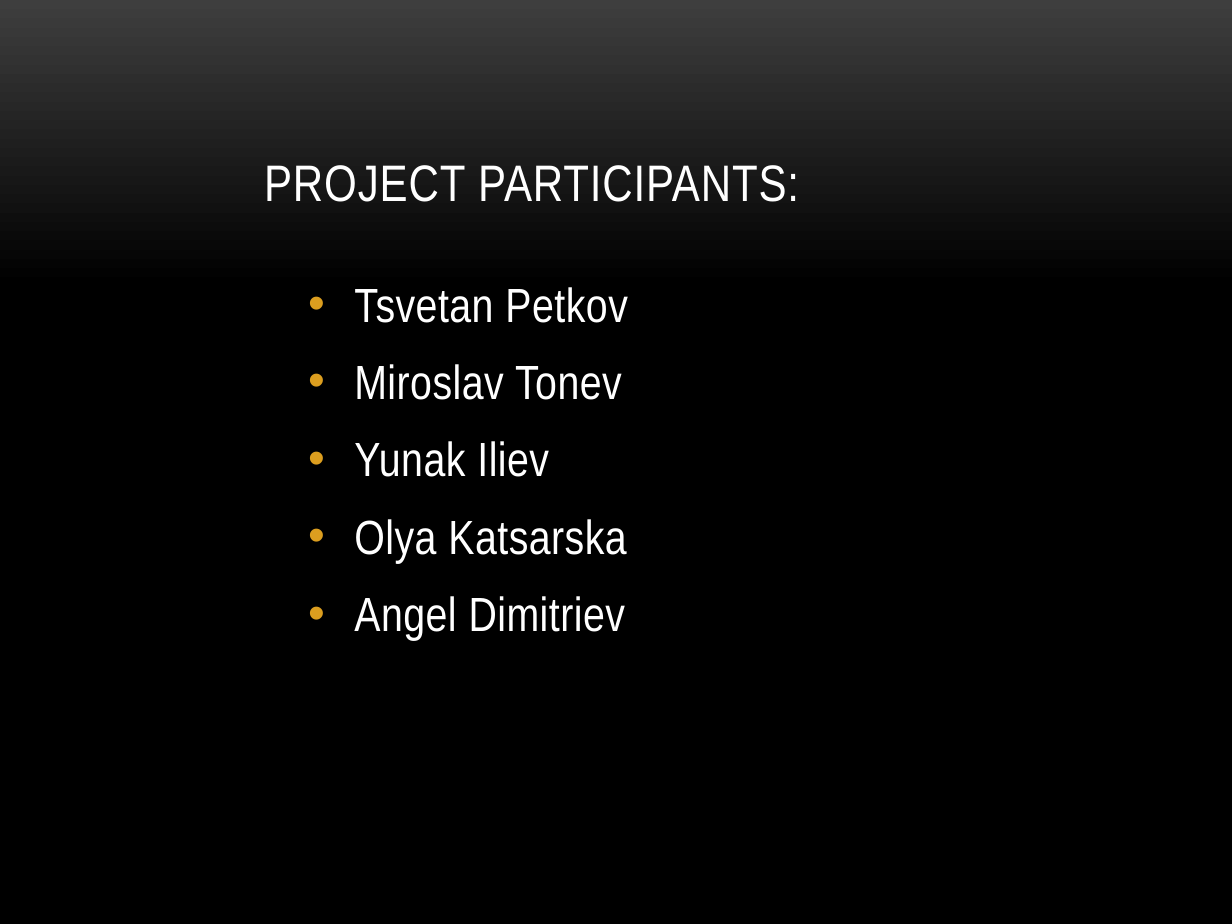
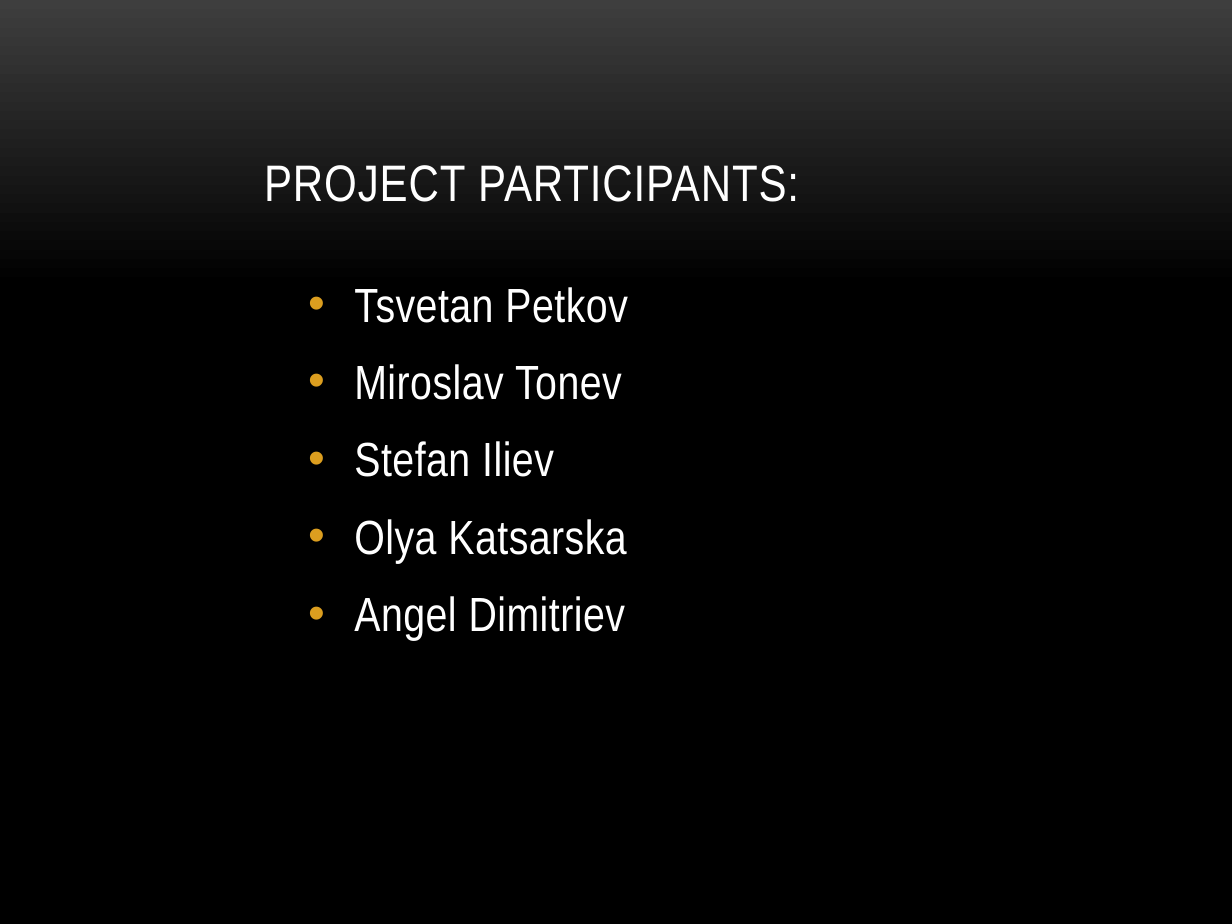
Before and after one commit to Team-Alkonost/Game, a slide deck: slide 6 of Team-alkonost.pptx. Drawn at 1232x924 pixels with LibreOffice and Linux fonts; fonts in the diff are those of the drawing; background and template pictures are left out. Boxes give left, top, right and bottom in pixels: in the first picture for what was removed or moved away, otherwise in the second. Text is boxed around its words. In the diff, an @@ line names an element or a change of style, - is before the commit and + after.

Commit message:
+Fixed my own name spelling

```diff
--- a/Team-alkonost.pptx
+++ b/Team-alkonost.pptx
@@ text at <box>354,441,554,477</box>: text changed @@
-• Yunak Iliev
+• Stefan Iliev
```
